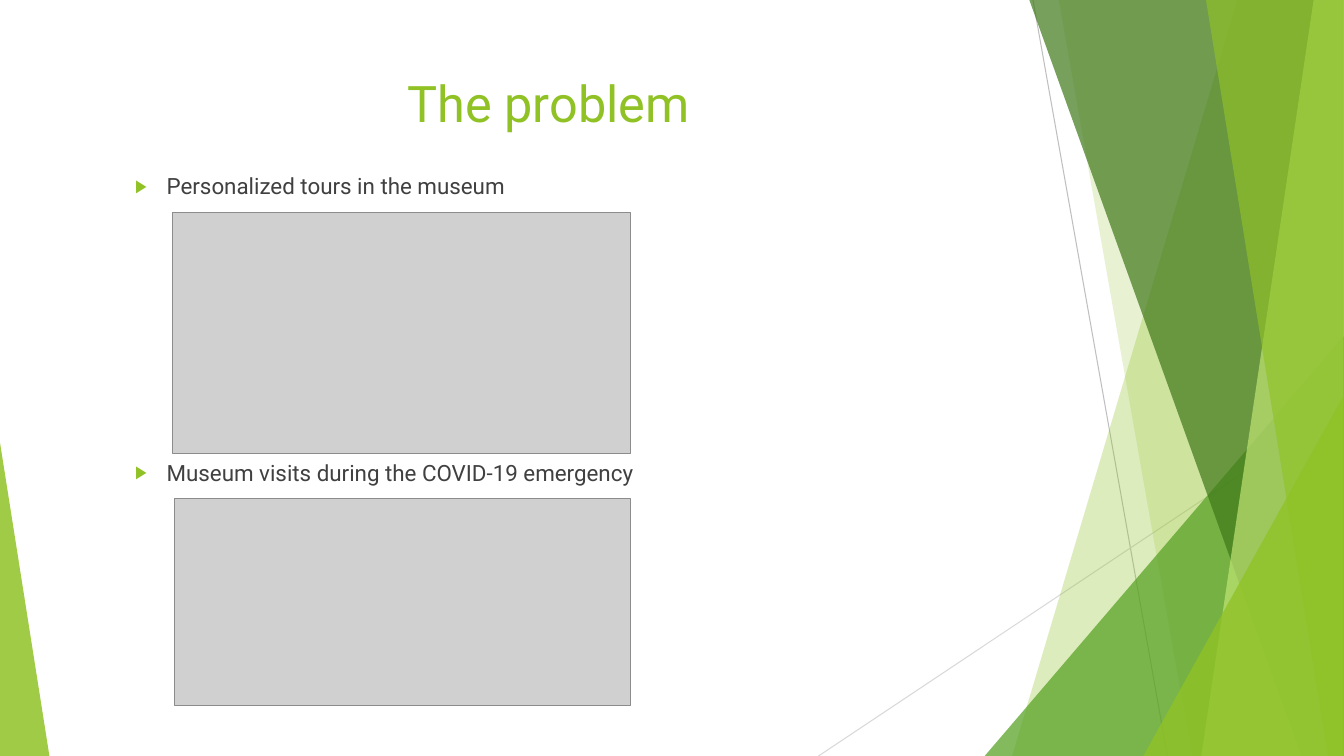
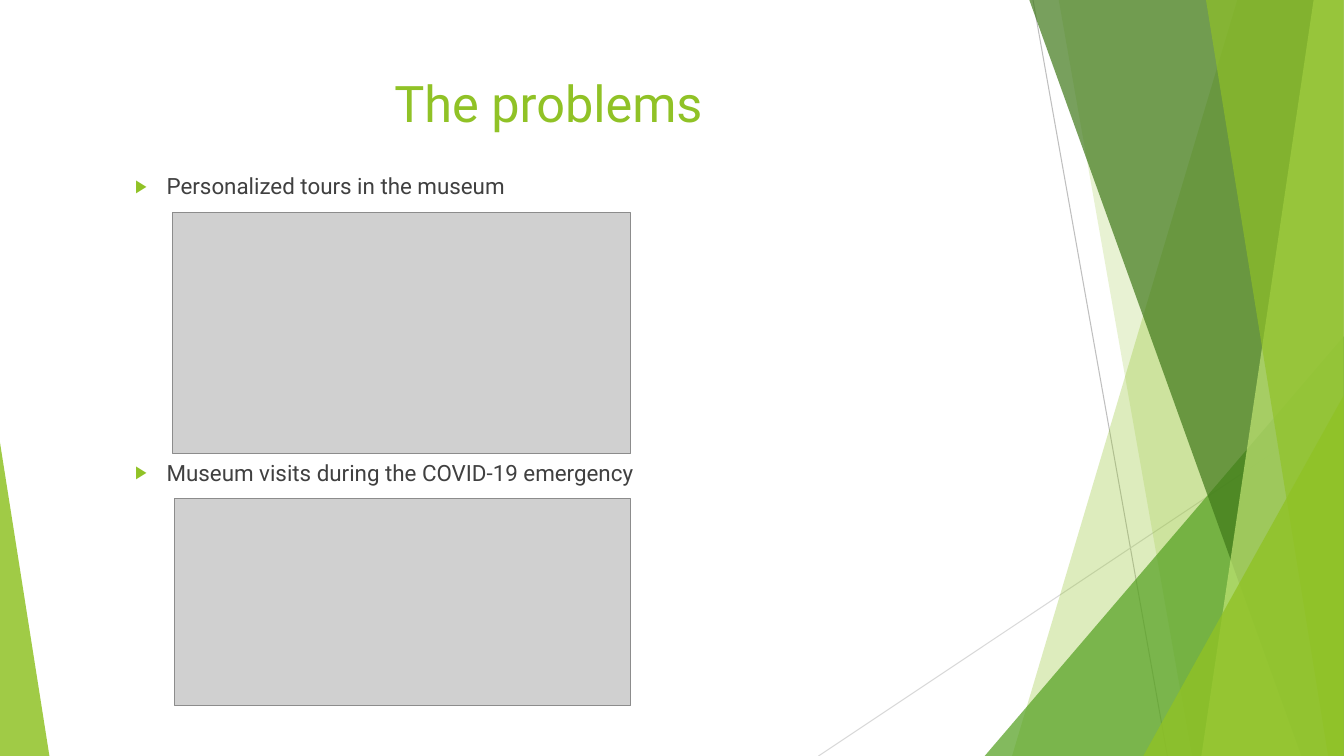
Before and after one commit to LuigiSigillo/NextRoom, a slide deck: slide 3 of Documents/Presentations/Second_presentation.pptx (slide 2 before the commit). Drawn at 1344x756 pixels with LibreOffice and Linux fonts; fonts in the diff are those of the drawing; grey boxes stand for pictures. Boxes give left, top, right and bottom in pixels: in the first picture for what was removed or moved away, otherwise in the second. Text is boxed around its words. In the diff, an @@ line names an element or a change of style, - is before the commit and + after.

Commit message:
updated presentation

```diff
--- a/Documents/Presentations/Second_presentation.pptx
+++ b/Documents/Presentations/Second_presentation.pptx
@@ title at [394,84,702,133]: text changed @@
-The problem
+The problems
```
Also in this commit, not shown: 6 other slides changed, 1 other file.
